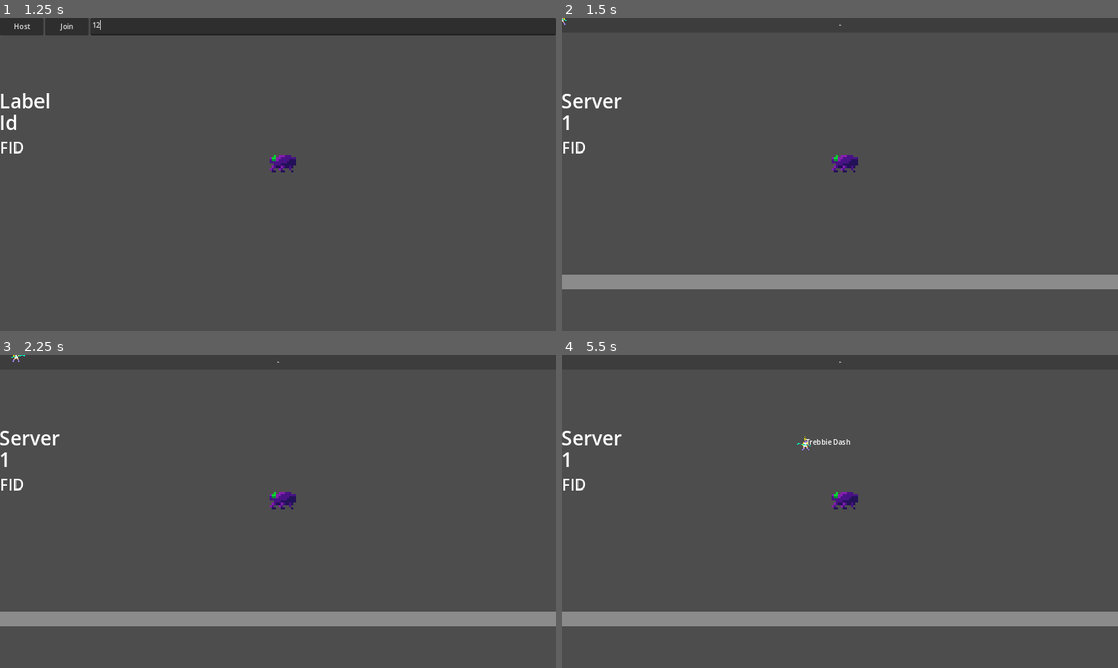
Above: before the commit, frames 1-4 (two rows, left to right).
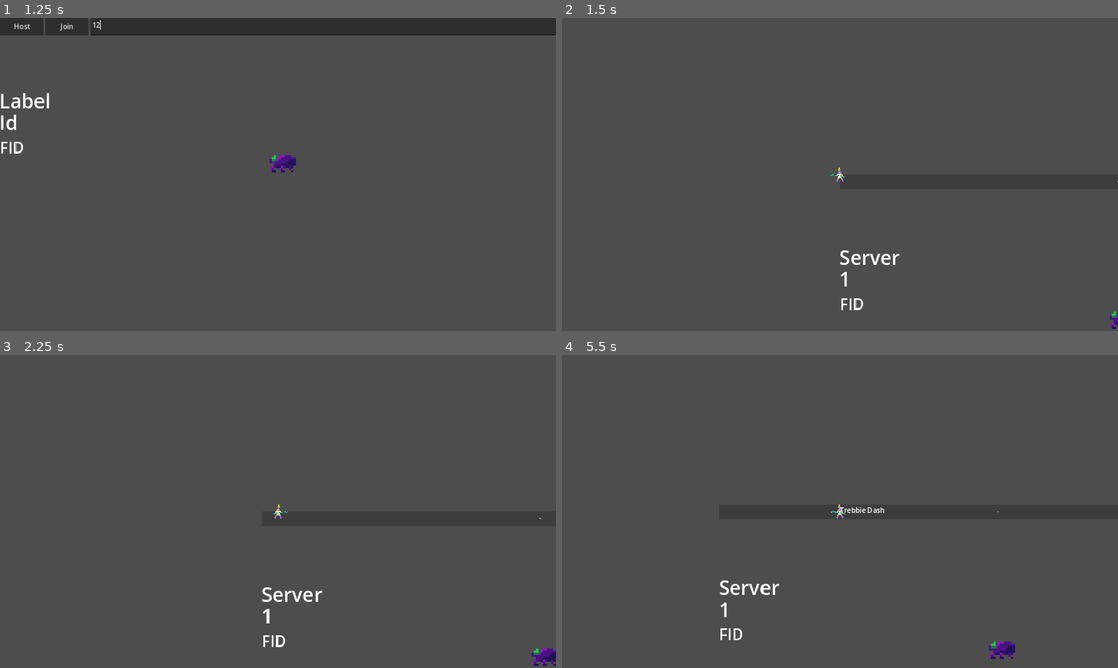
Above: after the commit, the same moments.

Repository: lokasc/rsPrototype
Game: Godot game, scene res://ver_1/game/main/game_manager.tscn
The game is run twice, just before and just after one commit, with the same random seed, the same clock (stepped at 60 frames per second) and the same inputs.
Inputs (mouse positions are in pixels of both pictures, inside the frame that each line leads up to):
- Up to frame 1 (1.25 s): click (322, 27) at 0.52 s; type "12" at 0.6 s
- Up to frame 2 (1.5 s): click "Host" at 1.25 s
- Up to frame 3 (2.25 s): tap Enter at 2 s; move the mouse to (400, 495) at 2.02 s; hold D (right) from 2.03 s (still down); click (400, 495) at 2.1 s
- Up to frame 4 (5.5 s): move the mouse to (728, 527) at 2.77 s; release D (right) at 2.78 s; hold S (down) 2.78-3.53 s; tap E (ability_1) at 2.85, 5.1 s; click (728, 527) at 3.05 s; move the mouse to (695, 455) at 3.52 s; hold D (right) 3.53-4.28 s; click (695, 455) at 3.6 s; move the mouse to (812, 574) at 4.27 s; hold W (up) 4.28-5.03 s; click (812, 574) at 4.35 s; move the mouse to (1006, 558) at 5.02 s; hold A (left) from 5.03 s (still down); click (1006, 558) at 5.3 s

Frame 1 is identical in both runs. In frame 2, 5.5% of the frame differs, in the area x 0-100%, y 0-100%; in frame 3, 5.7%; in frame 4, 5.9%, in the area x 0-100%, y 2-98%.

Commit message:
Fixed Multiplayer Camera
- Moved getting mouse position to player_input.gd
- reduced to get_mouse_position(), returns a vector 2
- Clients have their own camera now

Diff:
--- a/ver_1/character/hero/Trebbie/trebbie.gd
+++ b/ver_1/character/hero/Trebbie/trebbie.gd
@@ -2,7 +2,7 @@
 extends BaseHero
 
 #Currently doesn't work in multiplayer
-@export var personal_camera : bool = true
+@export var is_personal_camera : bool = true
 
 @export_category("Stats")
 @export var damage = 100
@@ -23,9 +23,9 @@
 	pick_up.shape.radius = pick_up_radius
 
 	#Temporarily disable the camera lock
-	if personal_camera == false:
-		$PlayerCamera.enabled = false
-		$PlayerCamera.zoom = Vector2.ONE
+	if is_personal_camera == false:
+		camera.enabled = false
+		camera.zoom = Vector2.ONE
 
 func _process(_delta):
 	super(_delta)
--- a/ver_1/character/hero/Trebbie/trebbie.tscn
+++ b/ver_1/character/hero/Trebbie/trebbie.tscn
@@ -6,7 +6,7 @@
 [ext_resource type="Texture2D" uid="uid://bjbqj24xb60e8" path="res://Trebbie_Sheet_32.png" id="4_3i3qh"]
 [ext_resource type="PackedScene" uid="uid://cygb46cfx7bom" path="res://ver_1/vfx/text_pop_up.tscn" id="4_ghe2d"]
 [ext_resource type="PackedScene" uid="uid://cjm8swpik3u4m" path="res://ver_1/character/hero/Trebbie/trebbie_dash.tscn" id="4_s00wb"]
-[ext_resource type="PackedScene" uid="uid://d0b8cqs24tfpe" path="res://ver_1/game/camera/camera.tscn" id="7_wun86"]
+[ext_resource type="PackedScene" uid="uid://d0b8cqs24tfpe" path="res://ver_1/game/camera/player_camera.tscn" id="7_wun86"]
 
 [sub_resource type="SceneReplicationConfig" id="SceneReplicationConfig_igvvo"]
 properties/0/path = NodePath(".:current_health")
@@ -121,7 +121,6 @@
 collision_layer = 2
 collision_mask = 0
 script = ExtResource("1_4x4su")
-personal_camera = false
 basic_attack = NodePath("TrebbieAttack")
 ability_1 = NodePath("TrebbieDash")
 animator = NodePath("AnimationPlayer")
--- a/ver_1/character/hero/Trebbie/trebbie_attack.gd
+++ b/ver_1/character/hero/Trebbie/trebbie_attack.gd
@@ -1,9 +1,5 @@
 class_name TrebbieAttack
 extends BaseAbility
-
-const CAMERA_OFFSET = Vector2(-640,-360)
-
-@export var camera : PlayerCamera
 
 @export_category("Game stats")
 @export var initial_dmg = 100
@@ -43,12 +39,7 @@
 # Automatically attack.
 func update(_delta: float):
 	if hero.input.is_use_mouse_auto_attack:
-		if hero.personal_camera == true:
-			#Offset is required to get the actual mouse position
-			var mouse_pos_actual = hero.input.mouse_pos + camera.global_position + CAMERA_OFFSET
-			look_at(mouse_pos_actual)
-		else:
-			look_at(hero.input.mouse_pos)
+		look_at(hero.input.get_mouse_position())
 	use_ability()
 
 
--- a/ver_1/character/hero/Trebbie/trebbie_dash.gd
+++ b/ver_1/character/hero/Trebbie/trebbie_dash.gd
@@ -44,14 +44,9 @@
 func enter():
 	# Store hero position and the direction when the ability is used
 	original_pos = hero.position
-	if hero.personal_camera == true:
-		#Offset is required to get the actual mouse position
-		var mouse_pos_actual = hero.input.mouse_pos + camera.global_position + CAMERA_OFFSET
-		look_at(mouse_pos_actual)
-		direction = original_pos.direction_to(mouse_pos_actual)
-	else:
-		look_at(hero.input.mouse_pos)
-		direction =  original_pos.direction_to(hero.input.mouse_pos)
+
+	look_at(hero.input.get_mouse_position())
+	direction = original_pos.direction_to(hero.input.get_mouse_position())
 
 	# enable hitboxes
 	collisionbox.disabled = false
--- a/ver_1/character/hero/Trebbie/trebbie_dash.tscn
+++ b/ver_1/character/hero/Trebbie/trebbie_dash.tscn
@@ -35,7 +35,6 @@
 [node name="CollisionShape2D2" type="CollisionShape2D" parent="HitBox"]
 position = Vector2(27, -33)
 rotation = 1.74533
-scale = Vector2(1, 1)
 shape = SubResource("RectangleShape2D_m8mob")
 debug_color = Color(0.861202, 0.309676, 0.485601, 0.42)
 
--- a/ver_1/character/hero/base_hero.gd
+++ b/ver_1/character/hero/base_hero.gd
@@ -47,6 +47,7 @@
 @export var animator : AnimationPlayer
 
 var pop_up : TextPopUp
+var camera : PlayerCamera
 
 func _init():
 	super()
@@ -71,7 +72,14 @@
 func _ready():
 	super()
 	_init_states()
+
+	# Get references
 	pop_up = $TextPopUp as TextPopUp
+	camera = $PlayerCamera as PlayerCamera
+
+	# Set this camera to viewport if I'm controlling it
+	if is_multiplayer_authority():
+		camera.make_current()
 
 func _process(_delta):
 	if current_state:
--- a/ver_1/character/hero/template_hero.tscn
+++ b/ver_1/character/hero/template_hero.tscn
@@ -1,10 +1,11 @@
-[gd_scene load_steps=8 format=3 uid="uid://d3lp2sqrwyacp"]
+[gd_scene load_steps=9 format=3 uid="uid://d3lp2sqrwyacp"]
 
 [ext_resource type="Script" path="res://ver_1/character/hero/base_hero.gd" id="1_g61si"]
 [ext_resource type="Texture2D" uid="uid://h2p4t7iiyded" path="res://trebs.png" id="2_j8yao"]
 [ext_resource type="Script" path="res://ver_1/game/net/player_input.gd" id="3_xjkk8"]
 [ext_resource type="PackedScene" uid="uid://cygb46cfx7bom" path="res://ver_1/vfx/text_pop_up.tscn" id="4_8jjbb"]
 [ext_resource type="PackedScene" uid="uid://c48dnnj6ck6nx" path="res://ver_1/status_effects/status_holder.tscn" id="5_njwas"]
+[ext_resource type="PackedScene" uid="uid://d0b8cqs24tfpe" path="res://ver_1/game/camera/player_camera.tscn" id="6_p1dga"]
 
 [sub_resource type="SceneReplicationConfig" id="SceneReplicationConfig_6jp8r"]
 properties/0/path = NodePath("MultiplayerSynchronizer:direction")
@@ -38,3 +39,5 @@
 [node name="TextPopUp" parent="." instance=ExtResource("4_8jjbb")]
 
 [node name="StatusHolder" parent="." instance=ExtResource("5_njwas")]
+
+[node name="PlayerCamera" parent="." instance=ExtResource("6_p1dga")]
--- a/ver_1/game/camera/player_camera.gd
+++ b/ver_1/game/camera/player_camera.gd
@@ -9,8 +9,3 @@
 func _physics_process(_delta):
 	if target:
 		global_position = get_node(target).global_position
-
-		# smooth follow player
-
-		#position_smoothing_enabled = true
-		#position_smoothing_speed = 2.5
--- a/ver_1/game/camera/camera.tscn
+++ b/ver_1/game/camera/player_camera.tscn
@@ -2,5 +2,5 @@
 
 [ext_resource type="Script" path="res://ver_1/game/camera/player_camera.gd" id="1_bdtns"]
 
-[node name="Camera2D" type="Camera2D"]
+[node name="PlayerCamera" type="Camera2D"]
 script = ExtResource("1_bdtns")
--- a/ver_1/game/net/player_input.gd
+++ b/ver_1/game/net/player_input.gd
@@ -1,6 +1,8 @@
 extends MultiplayerSynchronizer
 class_name PlayerInput
 
+const CAMERA_OFFSET = Vector2(-640,-360)
+var player : BaseHero
 
 @export var mouse_pos : Vector2
 @export var direction : Vector2
@@ -14,6 +16,14 @@
 
 func _enter_tree() -> void:
 	root_path = NodePath("..")
+	player = get_parent()
+
+func get_mouse_position() -> Vector2:
+	if player.is_personal_camera:
+		# Offset is required to get the actual mouse position
+		return player.input.mouse_pos + player.camera.global_position + CAMERA_OFFSET
+	else:
+		return mouse_pos
 
 # Called every frame. 'delta' is the elapsed time since the previous frame.
 func _process(delta):
--- a/ver_1/status_effects/bleed.gd
+++ b/ver_1/status_effects/bleed.gd
@@ -1,16 +1,14 @@
 class_name Bleed
 extends BaseStatus
 
-var bleed_dmg
-var current_time
-var rate
+var bleed_dmg # Dmg dealt per rate
+var rate # time taken for one instance of dmg dealt
+var duration # Total duration of effect
 
 var duration_time
-var duration
+var current_time
 
-
-
-
+# Constructor, affects new() function for creating new copies of Bleed.
 func _init(_bleed_dmg, _duration, _rate):
 	bleed_dmg = _bleed_dmg
 	duration = _duration
--- a/ver_1/status_effects/status_holder.gd
+++ b/ver_1/status_effects/status_holder.gd
@@ -5,6 +5,7 @@
 var statuses : Array[BaseStatus]
 var character : BaseCharacter
 
+# Bug: a status effect is applied twice (perhaps a collision layer issue)
 func add_status(status : BaseStatus):
 	status.character = character
 	status.holder = self
@@ -21,3 +22,4 @@
 	status.on_removed()
 	statuses.erase(status)
 	remove_child(status)
+	status.queue_free()
